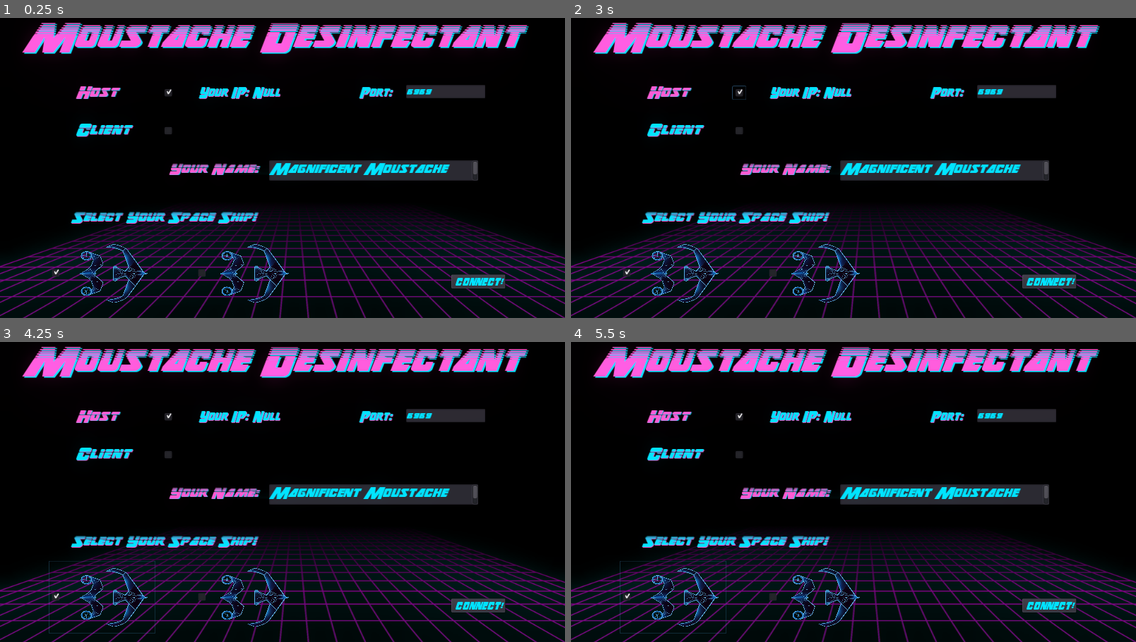
Above: before the commit, frames 1-4 (two rows, left to right).
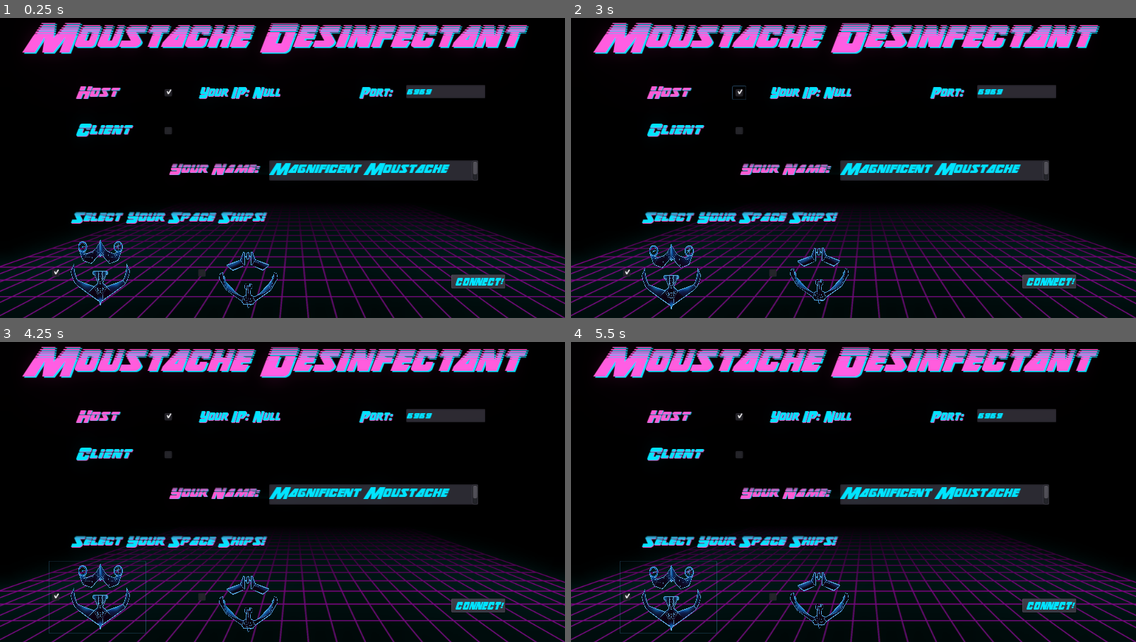
Above: after the commit, the same moments.

Repository: Joniras/MoustacheDesinfectant
Game: Godot game, scene res://Scenes/StartScreen/UI.tscn
Two runs of this game, one before a commit and one after it. Both use one fixed random seed, a clock stepped at 60 frames per second and the inputs below.
Inputs (mouse positions are in pixels of both pictures, inside the frame that each line leads up to; where the layout moved, square brackets give the same spot in the first picture):
- Up to frame 1 (0.25 s): no input
- Up to frame 2 (3 s): click (740, 132) at 0.5 s; click (740, 132) at 1.25 s; click (740, 132) at 2 s; click (740, 93) at 2.75 s
- Up to frame 3 (4.25 s): click (96, 597) [101, 597] at 3.5 s
- Up to frame 4 (5.5 s): click (819, 597) at 4.25 s; click (667, 597) [672, 597] at 5 s

The runs differ from the first frame. In frame 1, 1.9% of the frame differs, in the area x 12-52%, y 64-97%; in frame 2, 1.9%; in frame 3, 2.0%; in frame 4, 2.0%, in the area x 12-52%, y 64-98%.

Commit message:
Added sound players in the singleton Sound scene

Diff:
--- a/Characters/Player.tscn
+++ b/Characters/Player.tscn
@@ -88,11 +88,13 @@
 		_timer.set_wait_time(1/float(BULLETS_PER_SECOND))
 		_timer.set_one_shot(true)
 		_timer.start()
+		Sound.get_node(\"AudioStreamPlayerPew\").play()
 
 puppetsync func spawn_bullet():
 	var bullet =  BULLET.instance()
 	bullet.setup(self,level * DAMAGE_PER_LEVEL,Vector2(position.x+20,position.y), BULLET_SPEED)
 	$\"../\".add_child(bullet)
+	Sound.get_node(\"AudioStreamPlayerPew\").play()
 
 func process_movement(delta):
 	var movement = Vector2(0,0)
--- /dev/null
+++ b/Scenes/Singletons/BackgroundMusic.tscn
@@ -0,0 +1,12 @@
+[gd_scene load_steps=2 format=2]
+
+[ext_resource path="res://sounds/music.wav" type="AudioStream" id=1]
+
+[node name="Sound" type="Node2D"]
+
+[node name="AudioStreamPlayerMusic" type="AudioStreamPlayer" parent="."]
+stream = ExtResource( 1 )
+autoplay = true
+mix_target = 1
+
+[node name="AudioStreamPlayerPew" type="AudioStreamPlayer" parent="."]
--- /dev/null
+++ b/Scenes/Singletons/Sound.tscn
@@ -0,0 +1,24 @@
+[gd_scene load_steps=5 format=2]
+
+[ext_resource path="res://sounds/music.wav" type="AudioStream" id=1]
+[ext_resource path="res://sounds/click.wav" type="AudioStream" id=2]
+[ext_resource path="res://sounds/pew.wav" type="AudioStream" id=3]
+[ext_resource path="res://sounds/explosion.wav" type="AudioStream" id=4]
+
+[node name="Sound" type="Node2D"]
+
+[node name="AudioStreamPlayerMusic" type="AudioStreamPlayer" parent="."]
+stream = ExtResource( 1 )
+autoplay = true
+mix_target = 1
+
+[node name="AudioStreamPlayerClick" type="AudioStreamPlayer" parent="."]
+stream = ExtResource( 2 )
+
+[node name="AudioStreamPlayerPew" type="AudioStreamPlayer" parent="."]
+stream = ExtResource( 3 )
+
+[node name="AudioStreamPlayerExplosion" type="AudioStreamPlayer" parent="."]
+stream = ExtResource( 4 )
+
+[node name="AudioStreamPlayerDock" type="AudioStreamPlayer" parent="."]
--- a/Scenes/StartScreen/UI.tscn
+++ b/Scenes/StartScreen/UI.tscn
@@ -8,6 +8,8 @@
 [ext_resource path="res://fonts/thunderstrike/thunderstrike.ttf" type="DynamicFontData" id=6]
 [ext_resource path="res://assets/ships/ship_1.png" type="Texture" id=7]
 [ext_resource path="res://assets/ships/ship_2.png" type="Texture" id=8]
+[ext_resource path="res://assets/ships/ship_2_1.png" type="Texture" id=9]
+[ext_resource path="res://assets/ships/ship_2_2.png" type="Texture" id=10]
 
 [sub_resource type="Theme" id=1]
 
@@ -76,6 +78,35 @@
 size = 24
 use_filter = true
 font_data = ExtResource( 3 )
+
+[sub_resource type="Animation" id=16]
+resource_name = "UpAndDown"
+length = 2.0
+loop = true
+tracks/0/type = "value"
+tracks/0/path = NodePath("space_ship_1:position")
+tracks/0/interp = 1
+tracks/0/loop_wrap = true
+tracks/0/imported = false
+tracks/0/enabled = true
+tracks/0/keys = {
+"times": PoolRealArray( 0, 1, 2 ),
+"transitions": PoolRealArray( 1, 1, 1 ),
+"update": 0,
+"values": [ Vector2( 0, -5 ), Vector2( 0, 5 ), Vector2( 0, -5 ) ]
+}
+tracks/1/type = "value"
+tracks/1/path = NodePath("space_ship_2:position")
+tracks/1/interp = 1
+tracks/1/loop_wrap = true
+tracks/1/imported = false
+tracks/1/enabled = true
+tracks/1/keys = {
+"times": PoolRealArray( 0.2, 1.2 ),
+"transitions": PoolRealArray( 1, 1 ),
+"update": 0,
+"values": [ Vector2( 0, 5 ), Vector2( 0, -5 ) ]
+}
 
 [node name="LobbyScene" type="Node2D"]
 script = ExtResource( 1 )
@@ -307,7 +338,7 @@
 [node name="cb_ship_pack_1" type="CheckBox" parent="."]
 margin_left = 89.0
 margin_top = 453.0
-margin_right = 281.0
+margin_right = 264.0
 margin_bottom = 584.0
 mouse_default_cursor_shape = 2
 custom_colors/font_color = Color( 1, 0.356863, 0.823529, 1 )
@@ -329,26 +360,6 @@
 "_edit_use_anchors_": false
 }
 
-[node name="space_ship_pack_1_1" type="Sprite" parent="."]
-position = Vector2( 165.789, 518.947 )
-scale = Vector2( 0.158663, 0.127489 )
-texture = ExtResource( 7 )
-
-[node name="space_ship_pack_2_1" type="Sprite" parent="."]
-position = Vector2( 420.789, 518.947 )
-scale = Vector2( 0.158663, 0.127489 )
-texture = ExtResource( 7 )
-
-[node name="space_ship_pack_1_2" type="Sprite" parent="."]
-position = Vector2( 229.789, 518.947 )
-scale = Vector2( 0.158663, 0.127489 )
-texture = ExtResource( 8 )
-
-[node name="space_ship_pack_2_2" type="Sprite" parent="."]
-position = Vector2( 485.789, 518.947 )
-scale = Vector2( 0.158663, 0.127489 )
-texture = ExtResource( 8 )
-
 [node name="lbl_select_space_ship" type="Label" parent="."]
 margin_left = 129.474
 margin_top = 403.158
@@ -358,10 +369,42 @@
 custom_colors/font_color = Color( 0, 0.882353, 1, 1 )
 custom_colors/font_outline_modulate = Color( 1, 0.356863, 0.823529, 1 )
 custom_colors/font_color_shadow = Color( 1, 0.356863, 0.823529, 1 )
-text = "Select Your Space Ship!"
-__meta__ = {
-"_edit_use_anchors_": false
-}
+text = "Select Your Space Ships!"
+__meta__ = {
+"_edit_use_anchors_": false
+}
+
+[node name="space_ship_1" type="Node2D" parent="."]
+position = Vector2( 0, 2.37588 )
+rotation = 1.5708
+
+[node name="space_ship_pack_1_1" type="Sprite" parent="space_ship_1"]
+position = Vector2( 482.038, -182.109 )
+scale = Vector2( 0.158663, 0.127489 )
+texture = ExtResource( 7 )
+
+[node name="space_ship_pack_1_2" type="Sprite" parent="space_ship_1"]
+position = Vector2( 541.595, -181.826 )
+scale = Vector2( 0.158663, 0.127489 )
+texture = ExtResource( 8 )
+
+[node name="space_ship_2" type="Node2D" parent="."]
+position = Vector2( 0, -4.37588 )
+rotation = 1.5708
+
+[node name="space_ship_pack_2_1" type="Sprite" parent="space_ship_2"]
+position = Vector2( 492.27, -449.217 )
+scale = Vector2( 0.158663, 0.127489 )
+texture = ExtResource( 9 )
+
+[node name="space_ship_pack_2_2" type="Sprite" parent="space_ship_2"]
+position = Vector2( 545.036, -450.461 )
+scale = Vector2( 0.158663, 0.127489 )
+texture = ExtResource( 10 )
+
+[node name="AnimationPlayer" type="AnimationPlayer" parent="."]
+autoplay = "UpAndDown"
+anims/UpAndDown = SubResource( 16 )
 [connection signal="pressed" from="cb_host" to="." method="_on_cb_host_pressed"]
 [connection signal="pressed" from="cb_client" to="." method="_on_cb_client_pressed"]
 [connection signal="pressed" from="btn_connect" to="." method="_on_btn_connect_pressed"]
--- a/Scenes/StartScreen/networking.gd
+++ b/Scenes/StartScreen/networking.gd
@@ -27,8 +27,10 @@
 
 
 # Called every frame. 'delta' is the elapsed time since the previous frame.
-#func _process(delta):
-#	pass
+func _process(delta):
+	if Input.is_action_just_pressed("Left_Mouse"):
+		Sound.get_node("AudioStreamPlayerClick").play()
+	pass
 
 func _connect():
 	Config.is_server = get_node("cb_host").pressed
@@ -126,10 +128,8 @@
 	get_node("lbl_ip").visible = !is_host
 	get_node("lbl_port").visible = !is_host
 	get_node("lbl_select_space_ship").visible = is_host
-	get_node("space_ship_pack_1_1").visible = is_host
-	get_node("space_ship_pack_1_2").visible = is_host
-	get_node("space_ship_pack_2_1").visible = is_host
-	get_node("space_ship_pack_2_2").visible = is_host
+	get_node("space_ship_1").visible = is_host
+	get_node("space_ship_2").visible = is_host
 	get_node("cb_ship_pack_1").visible = is_host
 	get_node("cb_ship_pack_2").visible = is_host
 
--- /dev/null
+++ b/default_bus_layout.tres
@@ -0,0 +1,4 @@
+[gd_resource type="AudioBusLayout" format=2]
+
+[resource]
+bus/0/volume_db = 4.03575
--- a/project.godot
+++ b/project.godot
@@ -22,6 +22,7 @@
 [autoload]
 
 Config="*res://Config.gd"
+Sound="*res://Scenes/Singletons/Sound.tscn"
 
 [display]
 
@@ -90,6 +91,15 @@
 "events": [ Object(InputEventKey,"resource_local_to_scene":false,"resource_name":"","device":0,"alt":false,"shift":false,"control":false,"meta":false,"command":false,"pressed":false,"scancode":16777350,"unicode":0,"echo":false,"script":null)
  ]
 }
+mouse={
+"deadzone": 0.5,
+"events": [  ]
+}
+Left_Mouse={
+"deadzone": 0.5,
+"events": [ Object(InputEventMouseButton,"resource_local_to_scene":false,"resource_name":"","device":0,"alt":false,"shift":false,"control":false,"meta":false,"command":false,"button_mask":0,"position":Vector2( 0, 0 ),"global_position":Vector2( 0, 0 ),"factor":1.0,"button_index":1,"pressed":false,"doubleclick":false,"script":null)
+ ]
+}
 
 [rendering]
 
Not shown: 1 places in Scenes/StartScreen/UI.tscn that only renumber resources
Binary file added: assets/ships/ship_2_1.png
Not shown, added: assets/ships/ship_2_1.png.import
Binary file added: assets/ships/ship_2_2.png
Not shown, added: assets/ships/ship_2_2.png.import
Not shown, added: sounds/click.wav.import
Not shown, added: sounds/dock.wav.import
Not shown, added: sounds/explosion.wav.import
Not shown, added: sounds/music.wav.import
Not shown, added: sounds/pew.wav.import
Not shown, added: sounds/click.wav
Not shown, added: sounds/dock.wav
(and 3 more such lines)
